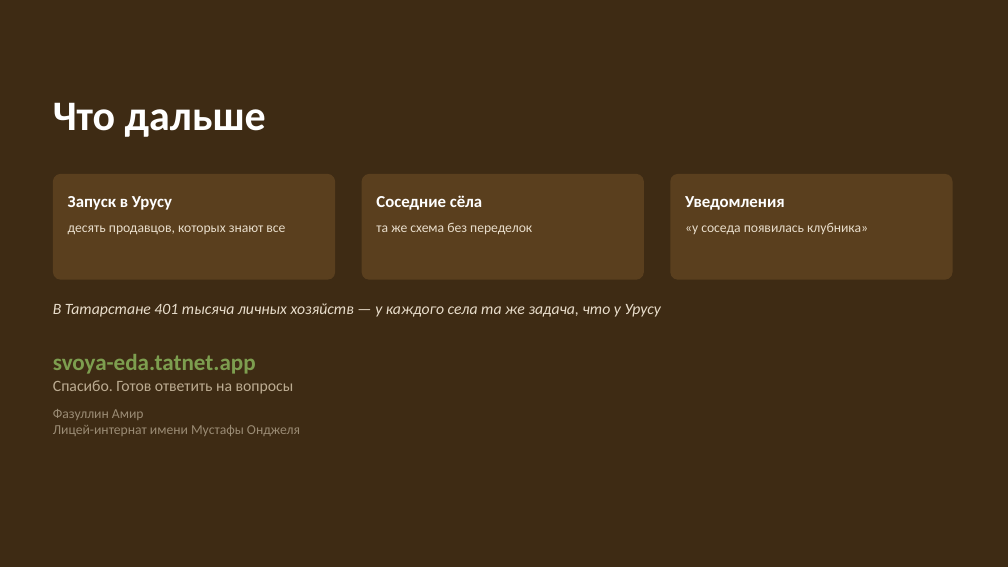
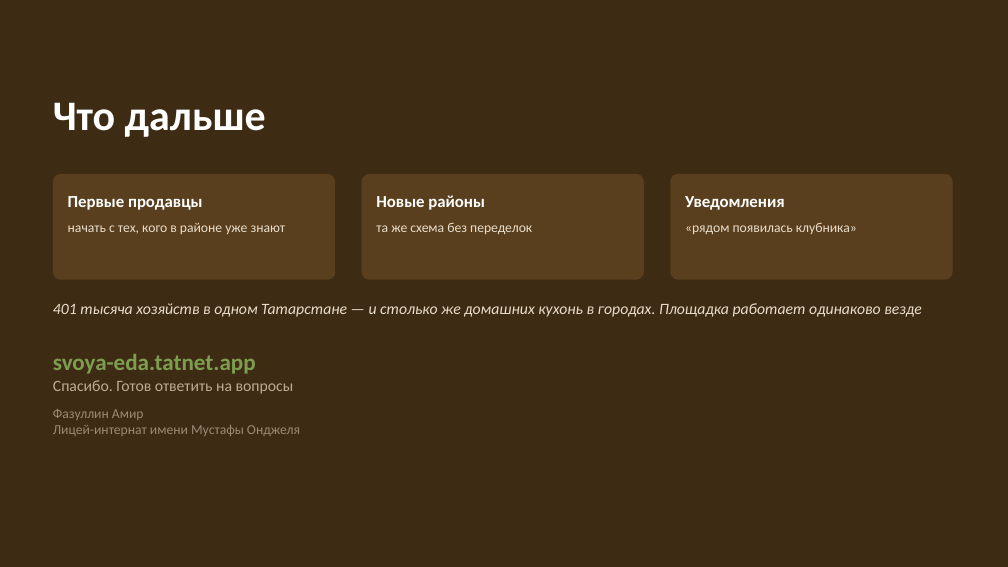
Before and after one commit to amirfazulen-byte/project, a slide deck: slide 5 of deck/СвояЕда.pptx. Drawn at 1008x567 pixels with LibreOffice and Linux fonts; fonts in the diff are those of the drawing. Boxes give left, top, right and bottom in pixels: in the first picture for what was removed or moved away, otherwise in the second. Text is boxed around its words. In the diff, an @@ line names an element or a change of style, - is before the commit and + after.

```diff
--- a/deck/СвояЕда.pptx
+++ b/deck/СвояЕда.pptx
@@ text in rounded rectangle at bbox=[68, 196, 286, 234]: text changed @@
-Запуск в Урусу
-десять продавцов, которых знают все
+Первые продавцы
+начать с тех, кого в районе уже знают
@@ text in rounded rectangle at bbox=[376, 195, 485, 210]: text changed @@
-Соседние сёла
+Новые районы
@@ text in rounded rectangle at bbox=[685, 223, 857, 234]: text changed @@
-«у соседа появилась клубника»
+«рядом появилась клубника»
@@ text at bbox=[53, 303, 921, 317]: text changed @@
-В Татарстане 401 тысяча личных хозяйств — у каждого села та же задача, что у Урусу
+401 тысяча хозяйств в одном Татарстане — и столько же домашних кухонь в городах. Площадка работает одинаково везде
```
Also in this commit, not shown: 2 other slides changed, 4 other files.
